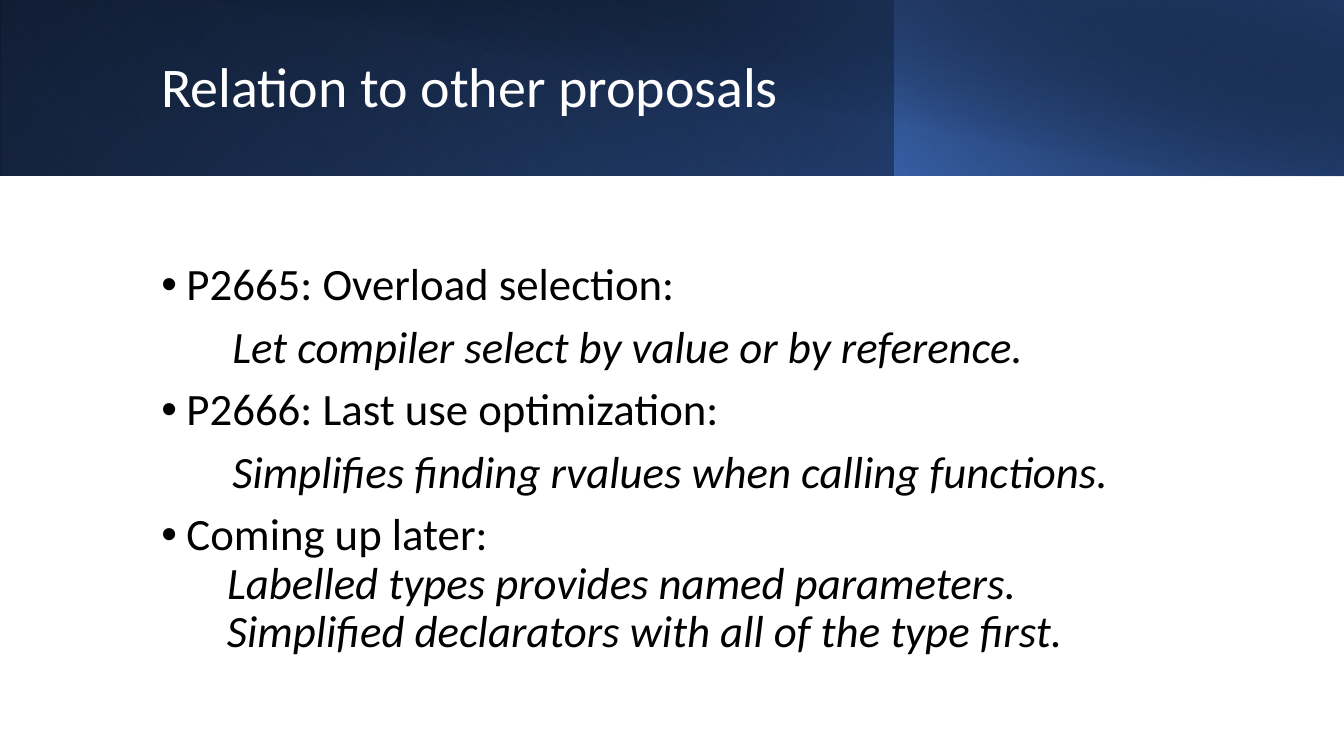
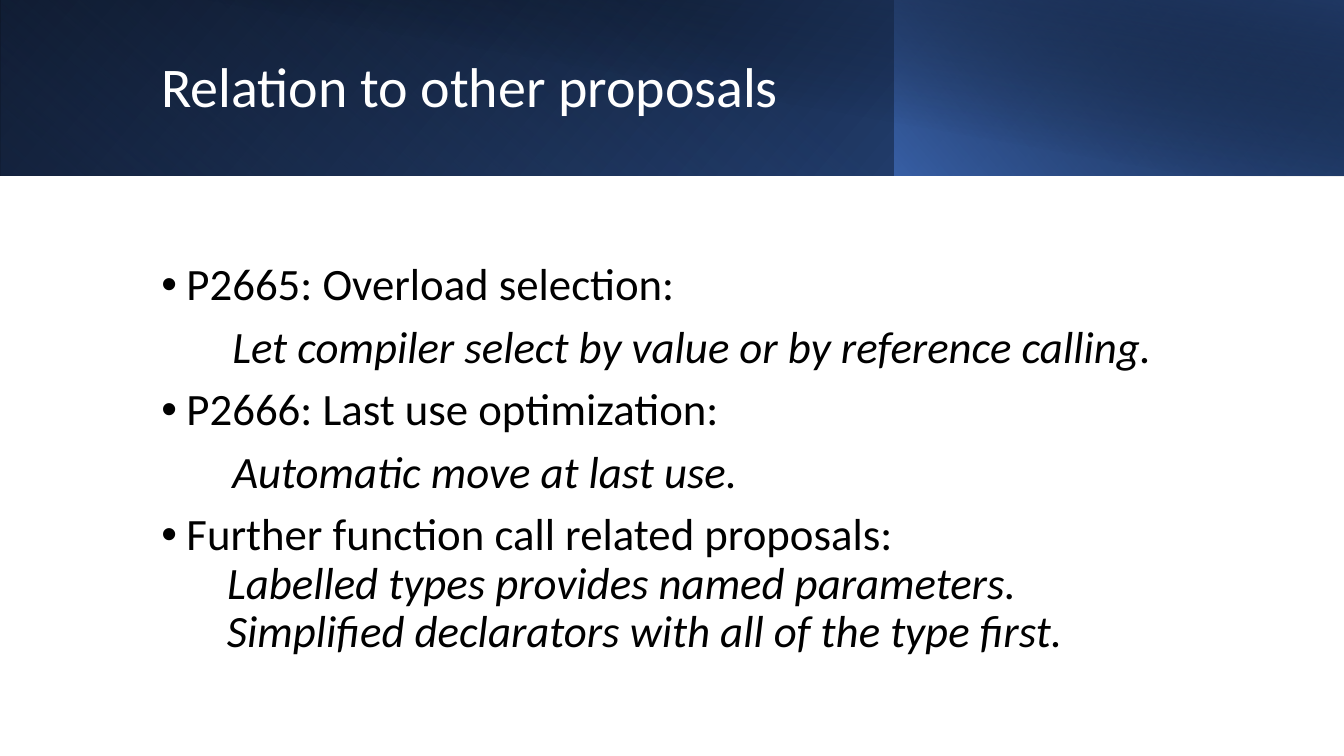
Before and after one commit to BengtGustafsson/isocpp-proposals, a slide deck: slide 21 of P2668-RoleBasedParameterPassing/RoleBasedParameterPassing.pptx (slide 5 before the commit). Drawn at 1344x756 pixels with LibreOffice and Linux fonts; fonts in the diff are those of the drawing. Boxes give left, top, right and bottom in pixels: in the first picture for what was removed or moved away, otherwise in the second. Text is boxed around its words. In the diff, an @@ line names an element or a change of style, - is before the commit and + after.

Commit message:
New proposal added. Prepared for MPark's generation.

```diff
--- a/P2668-RoleBasedParameterPassing/RoleBasedParameterPassing.pptx
+++ b/P2668-RoleBasedParameterPassing/RoleBasedParameterPassing.pptx
@@ text at (x1=232, y1=332, x2=1152, y2=371): text changed @@
-Let compiler select by value or by reference.
+Let compiler select by value or by reference calling.
@@ text at (x1=186, y1=457, x2=1062, y2=655): text changed @@
-Simplifies finding rvalues when calling functions.
-• Coming up later:
-  Labelled types provides named parameters.
-  Simplified declarators with all of the type first.
+Automatic move at last use.
+• Further function call related proposals:
+  Labelled types provides named parameters.
+  Simplified declarators with all of the type first.
```
Also in this commit, not shown: 15 other slides changed, 4 slides added, 1 slide removed, 17 other files.
